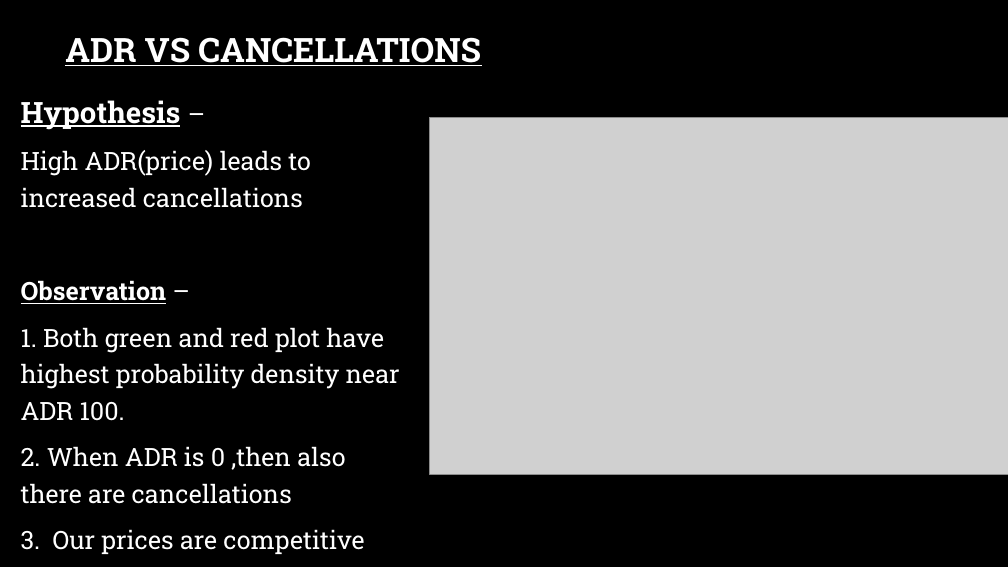
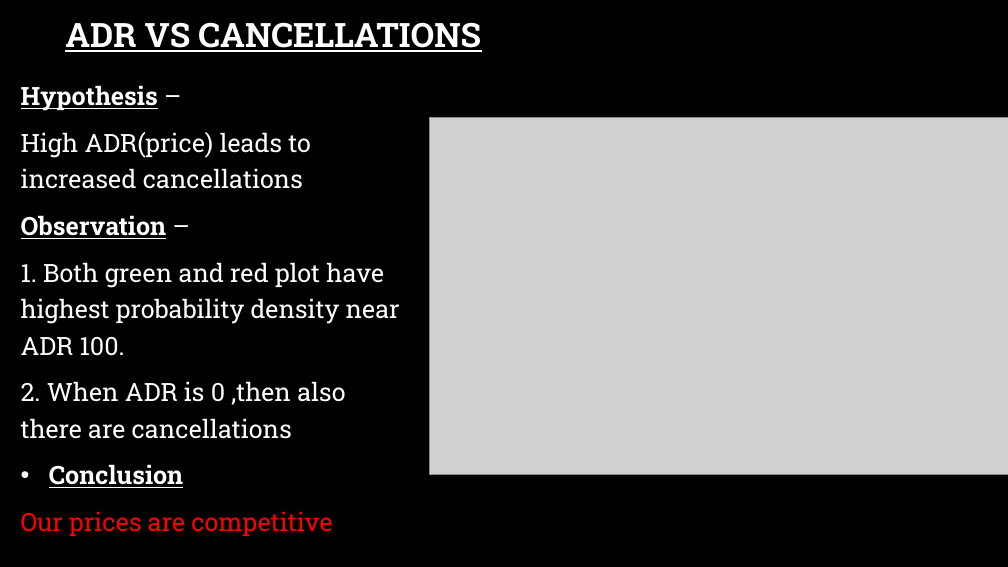
Before and after one commit to lakshay170/hotel_capstone, a slide deck: slide 11 of Hotel capstone.pptx. Drawn at 1008x567 pixels with LibreOffice and Linux fonts; fonts in the diff are those of the drawing; grey boxes stand for pictures; background and template pictures are left out. Boxes give left, top, right and bottom in pixels: in the first picture for what was removed or moved away, otherwise in the second. Text is boxed around its words. In the diff, an @@ line names an element or a change of style, - is before the commit and + after.

```diff
--- a/Hotel capstone.pptx
+++ b/Hotel capstone.pptx
@@ title "ADR VS CANCELLATIONS": place and size @@
-title "ADR VS CANCELLATIONS" at (65,37,481,66)
+title "ADR VS CANCELLATIONS" at (65,22,481,52)
@@ text "Hypothesis –": place and size @@
-text "Hypothesis –" at (21,100,400,554)
+text "Hypothesis –" at (21,85,400,536)
@@ text at (21,85,158,111): size 28 to 24 pt in "Hypothesis" @@
@@ text at (21,464,332,536): text changed; text colour #FFFFFF to #FF0000 @@
-3. Our prices are competitive
+• Conclusion
+Our prices are competitive
```
Also in this commit, not shown: 8 other slides changed, 1 slide added, 1 slide removed, 1 other file.
